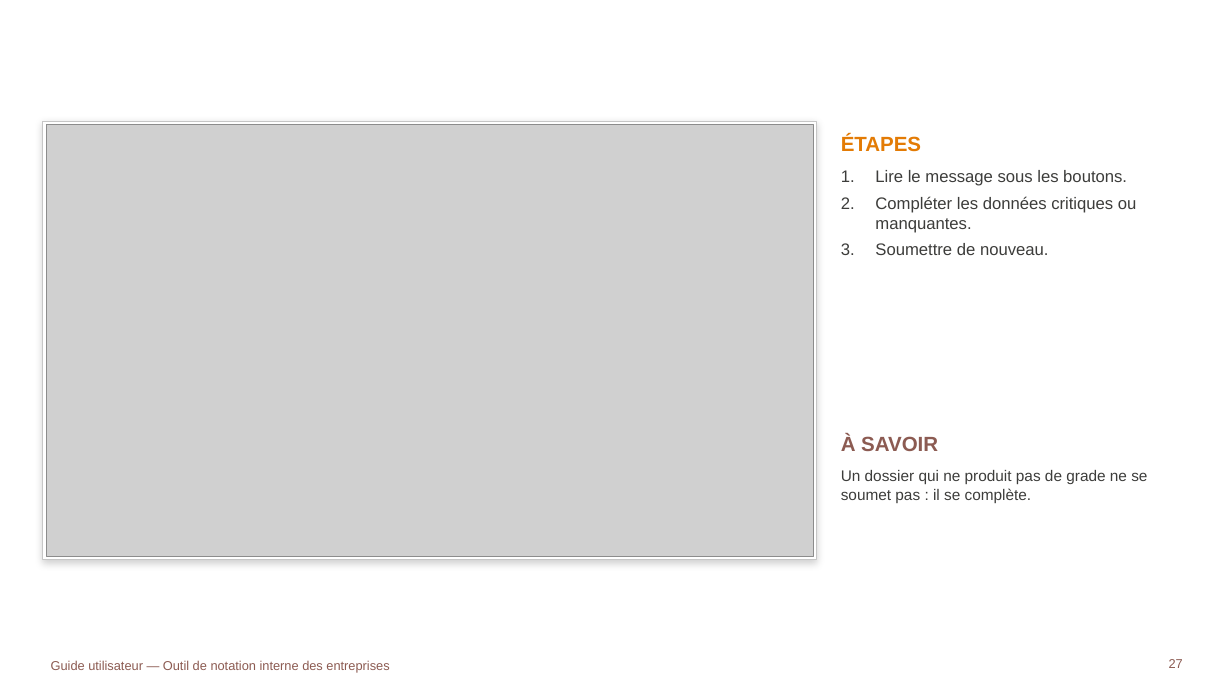
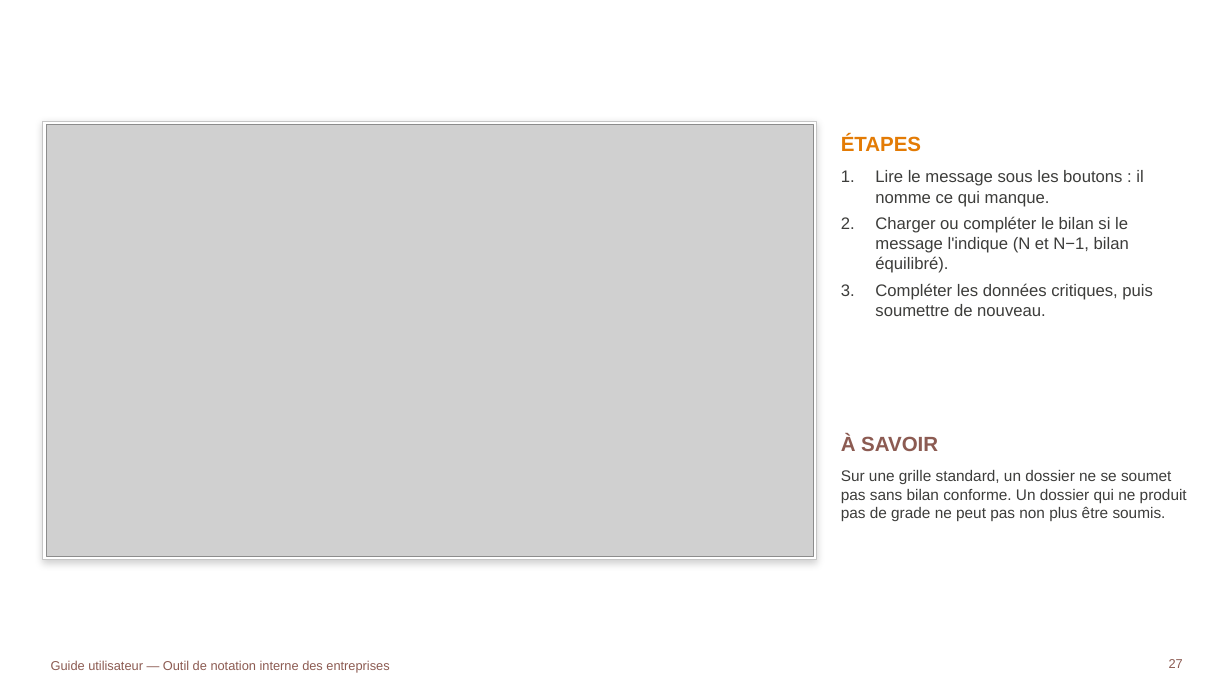
Before and after one commit to tariqeddoumi/Entreprise-scoring-cl, a slide deck: slide 27 of docs/guides/Guide_utilisateur_outil_notation.pptx. Drawn at 1232x693 pixels with LibreOffice and Linux fonts; fonts in the diff are those of the drawing; grey boxes stand for pictures; background and template pictures are left out. Boxes give left, top, right and bottom in pixels: in the first picture for what was removed or moved away, otherwise in the second. Text is boxed around its words. In the diff, an @@ line names an element or a change of style, - is before the commit and + after.

```diff
--- a/docs/guides/Guide_utilisateur_outil_notation.pptx
+++ b/docs/guides/Guide_utilisateur_outil_notation.pptx
@@ text at <box>875,170,1153,316</box>: text changed @@
-1. Lire le message sous les boutons.
-2. Compléter les données critiques ou manquantes.
-3. Soumettre de nouveau.
+1. Lire le message sous les boutons : il nomme ce qui manque.
+2. Charger ou compléter le bilan si le message l'indique (N et N−1, bilan équilibré).
+3. Compléter les données critiques, puis soumettre de nouveau.
@@ text at <box>841,470,1187,521</box>: text changed @@
-Un dossier qui ne produit pas de grade ne se soumet pas : il se complète.
+Sur une grille standard, un dossier ne se soumet pas sans bilan conforme. Un dossier qui ne produit pas de grade ne peut pas non plus être soumis.
```
Also in this commit, not shown: 11 other slides changed, 9 slides added, 3 other files.
